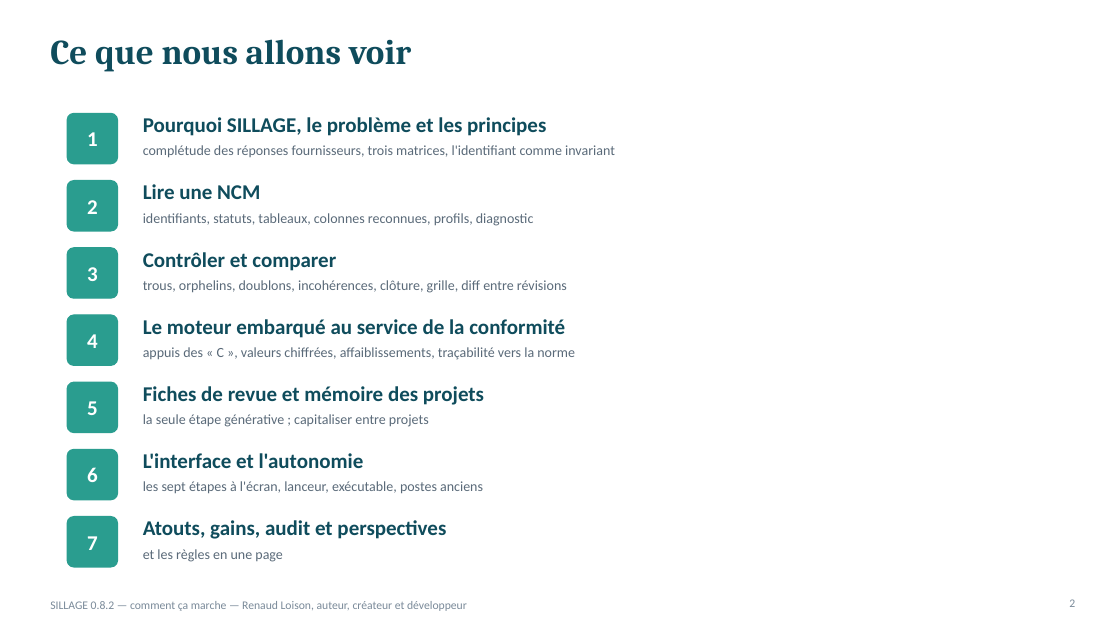
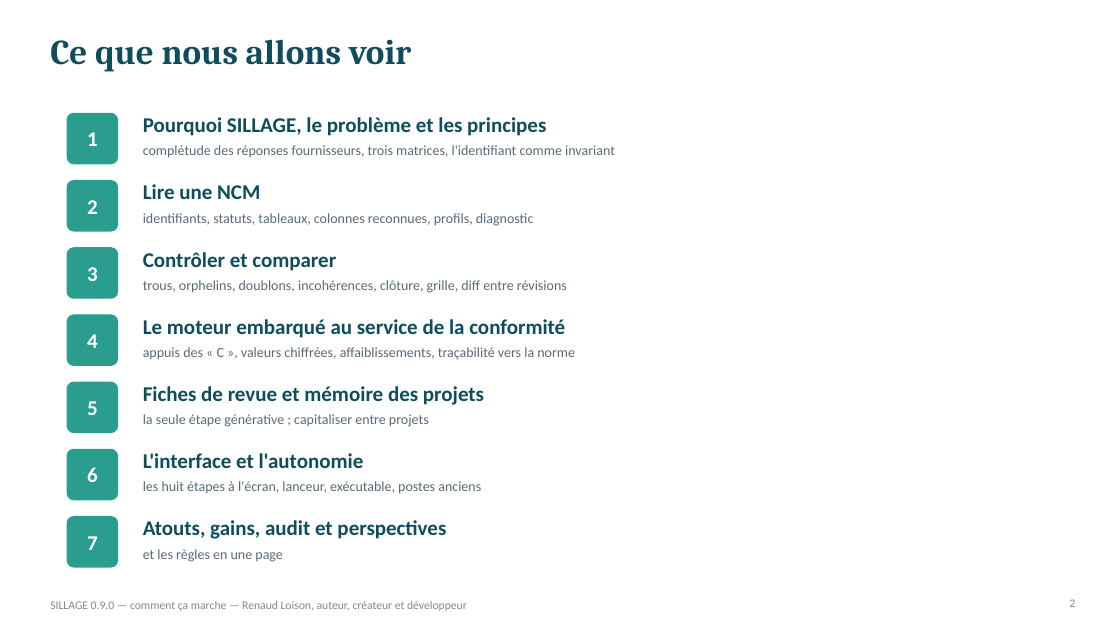
Before and after one commit to Renopop/SILLAGE, a slide deck: slide 2 of docs/SILLAGE_comment_ca_marche_principes.pptx. Drawn at 1120x630 pixels with LibreOffice and Linux fonts; fonts in the diff are those of the drawing. Boxes give left, top, right and bottom in pixels: in the first picture for what was removed or moved away, otherwise in the second. Text is boxed around its words. In the diff, an @@ line names an element or a change of style, - is before the commit and + after.

```diff
--- a/docs/SILLAGE_comment_ca_marche_principes.pptx
+++ b/docs/SILLAGE_comment_ca_marche_principes.pptx
@@ text at (143, 481, 481, 494): text changed @@
-les sept étapes à l'écran, lanceur, exécutable, postes anciens
+les huit étapes à l'écran, lanceur, exécutable, postes anciens
@@ text at (50, 601, 467, 611): text changed @@
-SILLAGE 0.8.2 — comment ça marche — Renaud Loison, auteur, créateur et développeur
+SILLAGE 0.9.0 — comment ça marche — Renaud Loison, auteur, créateur et développeur
```
Also in this commit, not shown: 28 other slides changed, 21 other files.
